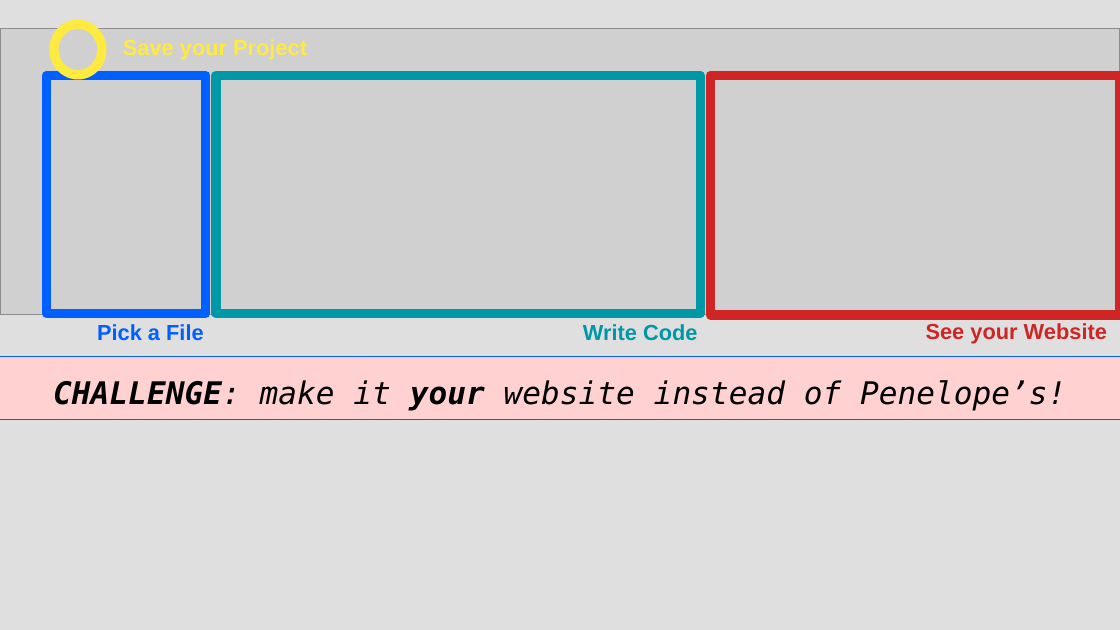
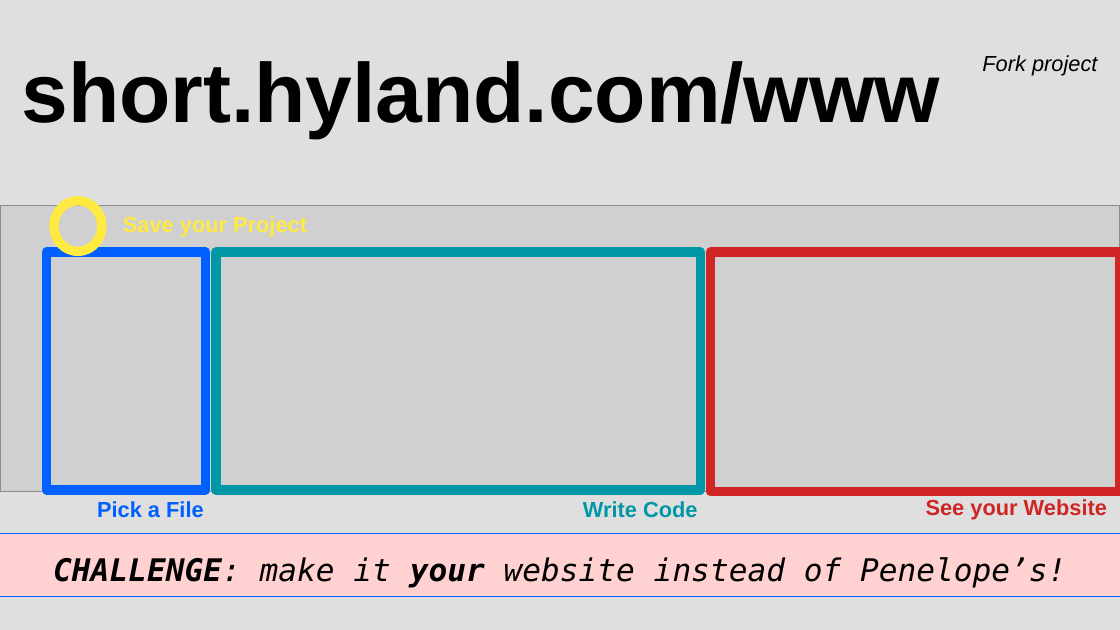
Before and after one commit to hytechclub/web-101, a slide deck: slide 20 of Week01/Welcome.pptx (slide 19 before the commit). Drawn at 1120x630 pixels with LibreOffice and Linux fonts; fonts in the diff are those of the drawing; grey boxes stand for pictures. Boxes give left, top, right and bottom in pixels: in the first picture for what was removed or moved away, otherwise in the second. Text is boxed around its words. In the diff, an @@ line names an element or a change of style, - is before the commit and + after.

```diff
--- a/Week01/Welcome.pptx
+++ b/Week01/Welcome.pptx
@@ text added at (x1=982, y1=55, x2=1097, y2=76), 14 pt, text #000000, italic @@
+Fork project
@@ text added at (x1=21, y1=61, x2=939, y2=137), 54 pt, text #000000, bold @@
+short.hyland.com/www
@@ 4 texts, 4 rectangles, 1 picture, 1 ellipse moved together from (x1=0, y1=25, x2=1120, y2=419) to (x1=0, y1=200, x2=1120, y2=596) @@
```
Also in this commit, not shown: 1 slide added, 2 other files.
